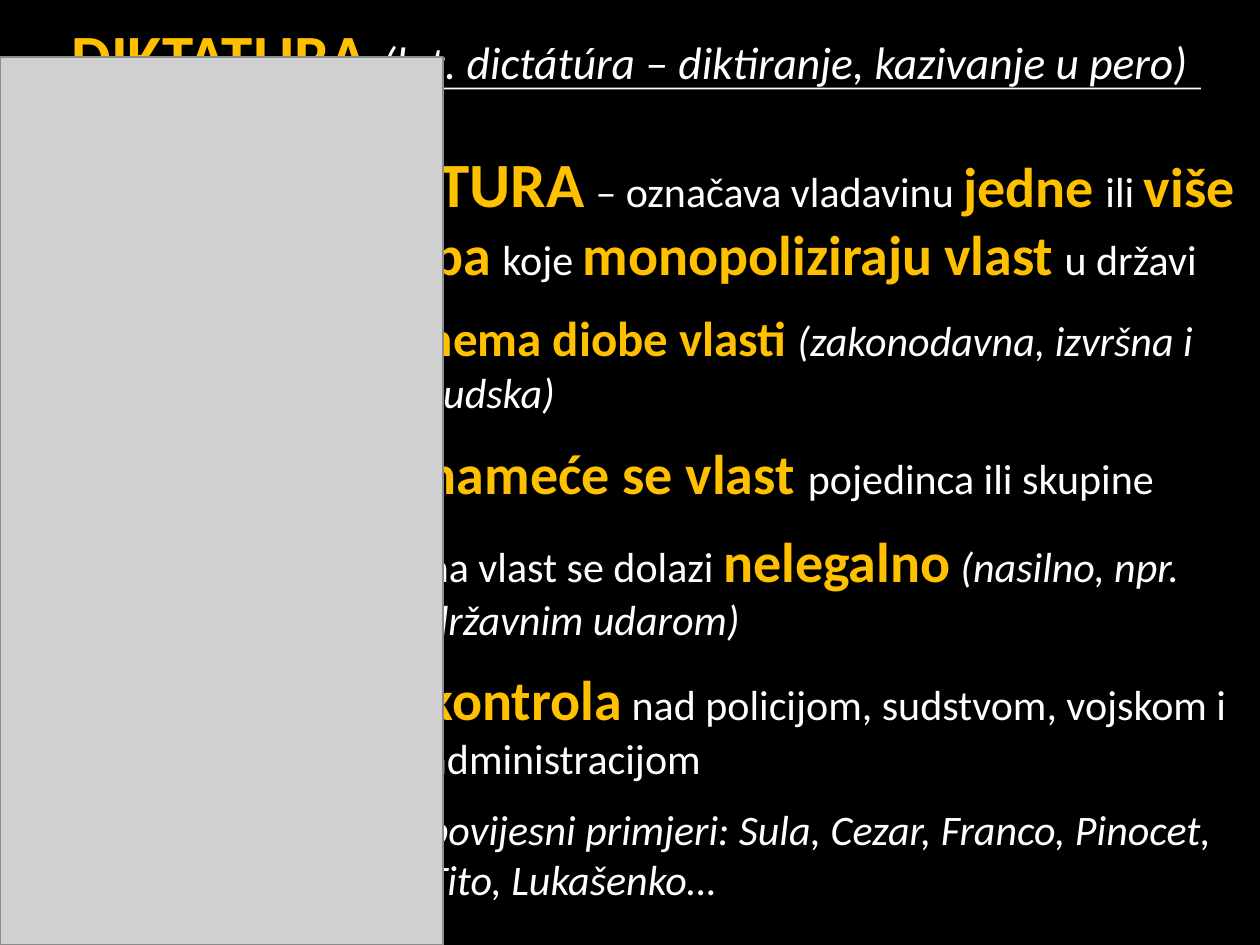
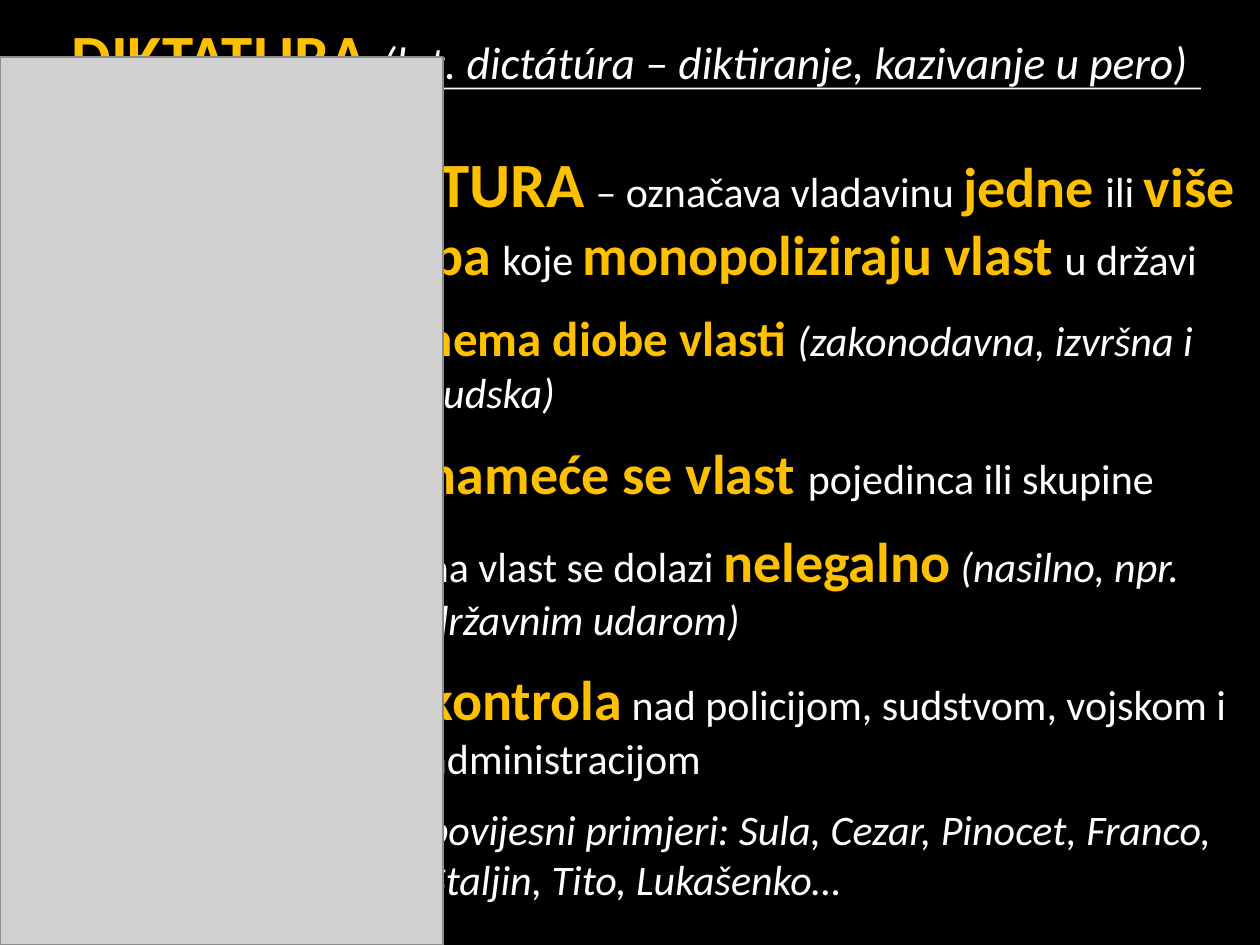
Before and after one commit to cornx/print, a slide deck: slide 8 of data/prezentacije/politika/003_tipovi_politickih_poredaka.pptx. Drawn at 1260x945 pixels with LibreOffice and Linux fonts; fonts in the diff are those of the drawing; grey boxes stand for pictures. Boxes give left, top, right and bottom in pixels: in the first picture for what was removed or moved away, otherwise in the second. Text is boxed around its words. In the diff, an @@ line names an element or a change of style, - is before the commit and + after.

```diff
--- a/data/prezentacije/politika/003_tipovi_politickih_poredaka.pptx
+++ b/data/prezentacije/politika/003_tipovi_politickih_poredaka.pptx
@@ text at box(427, 810, 1211, 906): text changed @@
-– povijesni primjeri: Sula, Cezar, Franco, Pinocet, Tito, Lukašenko…
+– povijesni primjeri: Sula, Cezar, Pinocet, Franco, Staljin, Tito, Lukašenko…
```
Also in this commit, not shown: 11 other slides changed.
